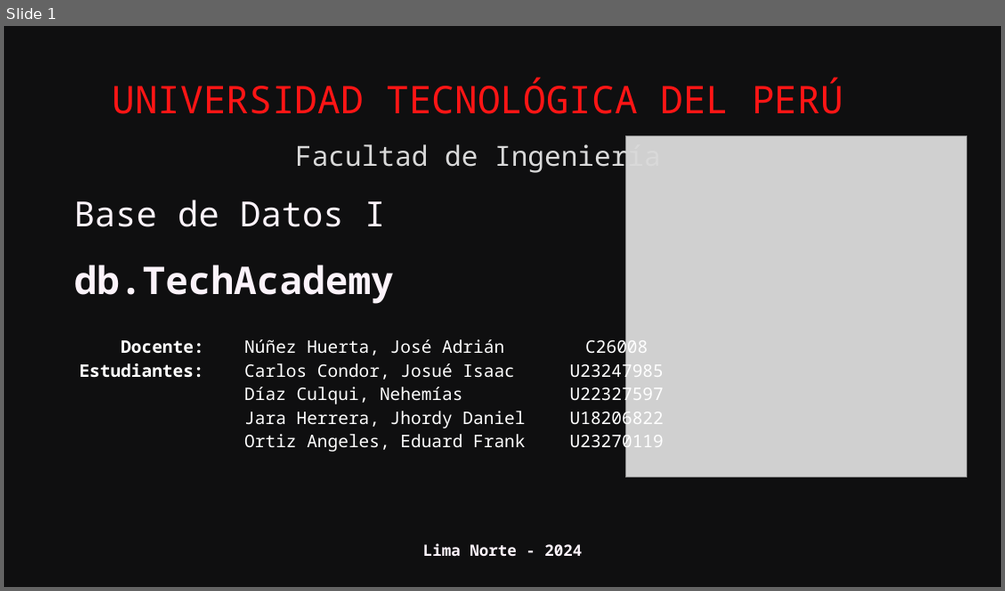
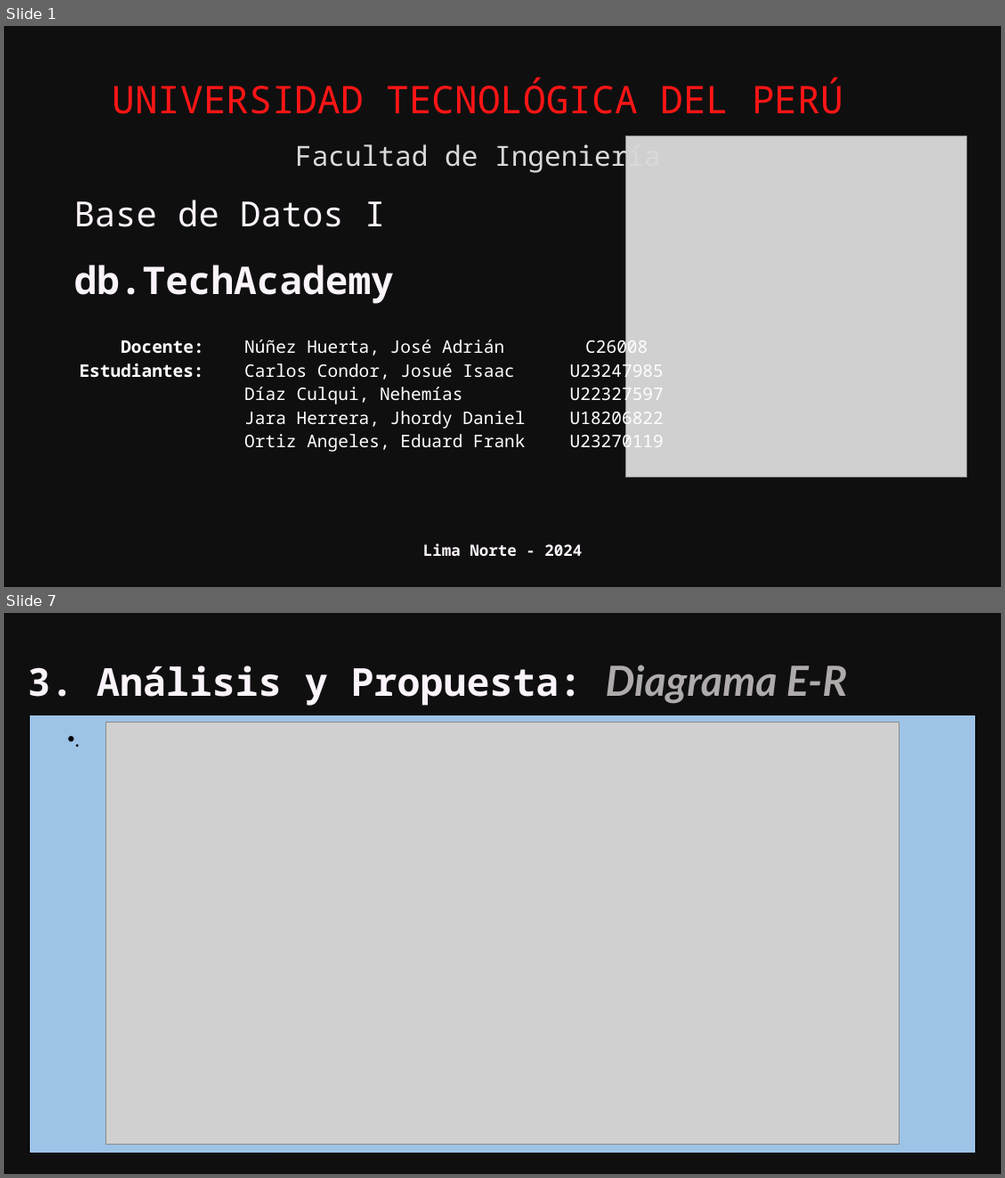
Before and after one commit to E-specter/Proyect-Database_I, a slide deck: BD.Proyect-Presentation.pptx. Shown one above the other, each under a label of ours: slide 1 before the commit, slides 1 and 7 after it; the slides between them are not shown. The pictures are 1005x591 and 1005x1178 pixels, drawn with LibreOffice and Linux fonts; fonts in the diff are those of the drawing; grey boxes stand for pictures; background and template pictures are left out. Boxes give left, top, right and bottom in pixels: in the first picture for what was removed or moved away, otherwise in the second. Text is boxed around its words. In the diff, an @@ line names an element or a change of style, - is before the commit and + after.

```diff
--- a/BD.Proyect-Presentation.pptx
+++ b/BD.Proyect-Presentation.pptx
@@ slide 7 added at [4,613,1001,1174], background #000000; not listed: 1 template element that a slide beside it also shows @@
@@ text added at [27,665,847,706], 44.5 pt, text #FBF3FA, bold @@
+3. Análisis y Propuesta: Diagrama E-R
@@ rectangle added at [30,714,975,1151], fill #9DC3E6, outline #000000 1 pt @@
@@ text added at [61,723,944,755], 24 pt, text #000000 @@
+• .
@@ picture added at [106,722,899,1143] @@
```
Also in this commit, not shown: 1 slide changed, 8 other slides added, 23 slides removed.
